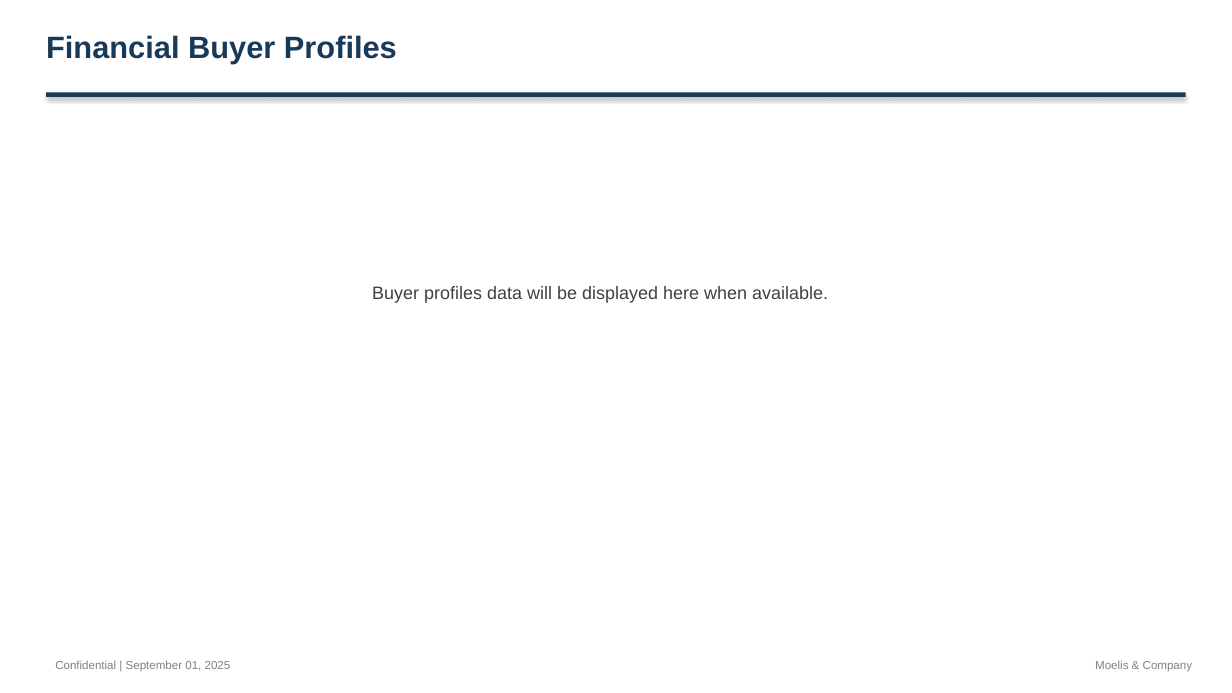
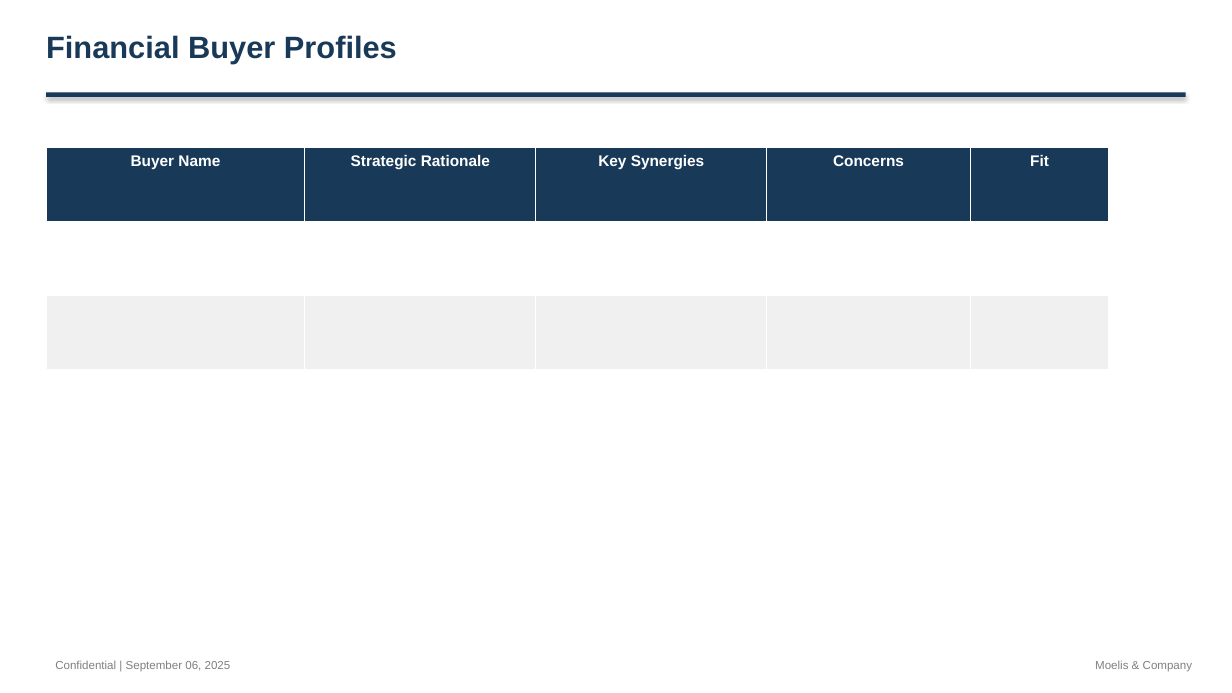
Before and after one commit to alinvb/slide_generator, a slide deck: slide 17 of ai_generated_deck.pptx (slide 12 before the commit). Drawn at 1232x693 pixels with LibreOffice and Linux fonts; fonts in the diff are those of the drawing. Boxes give left, top, right and bottom in pixels: in the first picture for what was removed or moved away, otherwise in the second. Text is boxed around its words. In the diff, an @@ line names an element or a change of style, - is before the commit and + after.

```diff
--- a/ai_generated_deck.pptx
+++ b/ai_generated_deck.pptx
@@ table added at <box>46,148,1109,444</box>, 4 rows, 5 columns @@
+Buyer Name | Strategic Rationale | Key Synergies | Concerns | Fit
+ |  |  |  | 
+ |  |  |  | 
+ |  |  |  | 
@@ text removed at <box>372,286,828,303</box> @@
-Buyer profiles data will be displayed here when available.
@@ text at <box>55,660,231,671</box>: text changed @@
-Confidential | September 01, 2025
+Confidential | September 06, 2025
```
Also in this commit, not shown: 3 other slides changed, 13 slides added, 8 slides removed, 5 other files.
